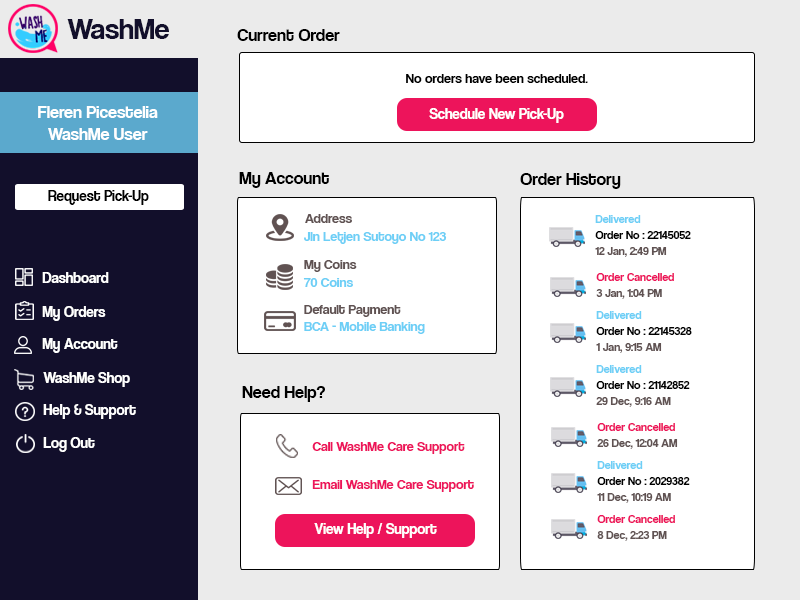
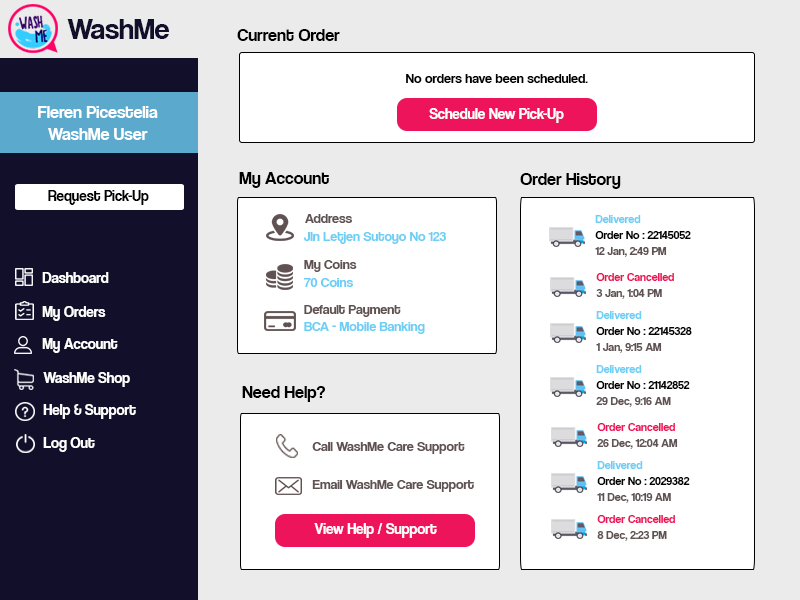
Revision of a layered w=800, h=600 image; what changed, layer by layer:
painted on "Email WashMe Care Support" over <box>312,480,474,492</box>
painted on "Call WashMe Care Support" over <box>312,442,465,454</box>
